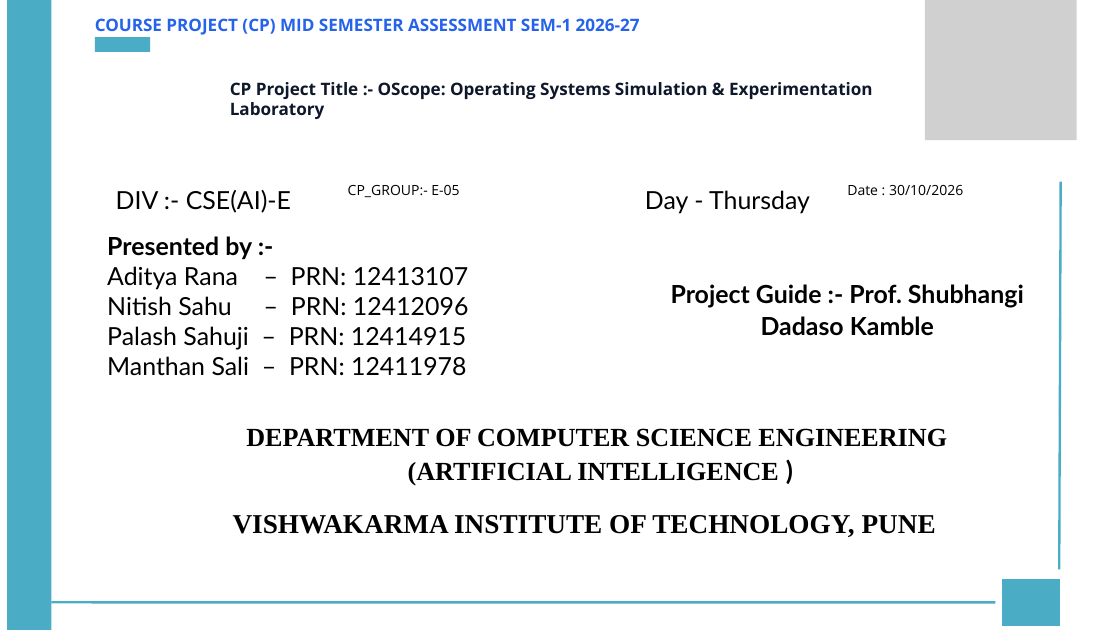
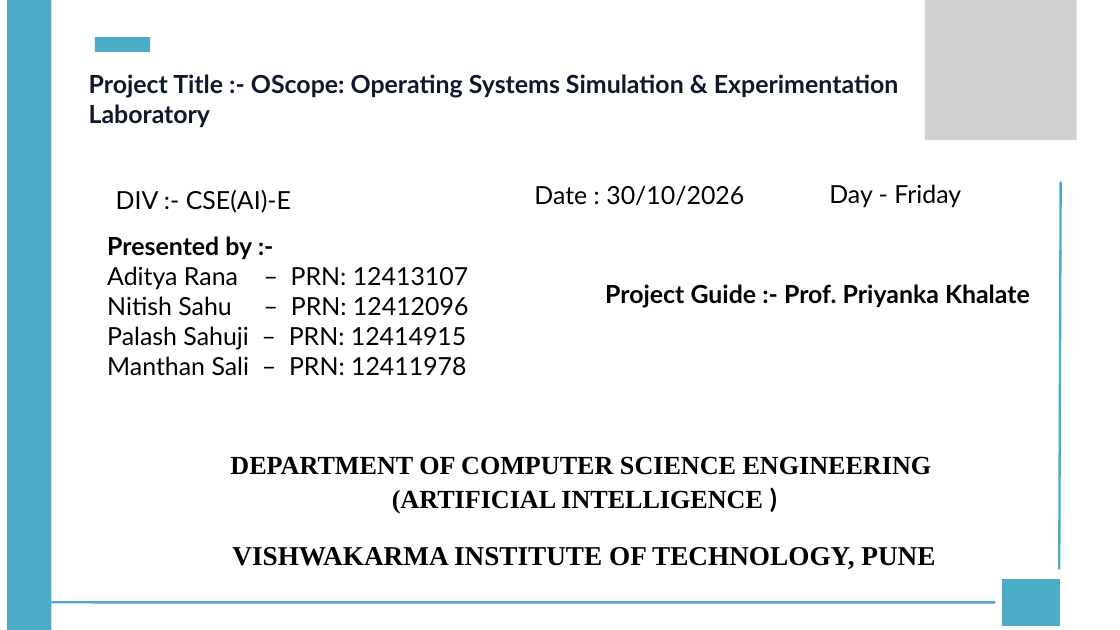
Before and after one commit to Manthan270706/OScope-Operating_Systems_Simulation, a slide deck: slide 1 of Mid Sem PPT.pptx. Drawn at 1120x630 pixels with LibreOffice and Linux fonts; fonts in the diff are those of the drawing; grey boxes stand for pictures. Boxes give left, top, right and bottom in pixels: in the first picture for what was removed or moved away, otherwise in the second. Text is boxed around its words. In the diff, an @@ line names an element or a change of style, - is before the commit and + after.

```diff
--- a/Mid Sem PPT.pptx
+++ b/Mid Sem PPT.pptx
@@ text removed at [95,18,640,35] @@
-COURSE PROJECT (CP) MID SEMESTER ASSESSMENT SEM-1 2026-27
@@ text at [89,74,898,128]: text changed; size 22 to 32 pt; font Open Sans to Lato @@
-CP Project Title :- OScope: Operating Systems Simulation & Experimentation Laboratory
+Project Title :- OScope: Operating Systems Simulation & Experimentation Laboratory
@@ text "Date : 30/10/2026": place and size @@
-text "Date : 30/10/2026" at [847,185,963,195]
+text "Date : 30/10/2026" at [534,185,744,205]
@@ text "Date : 30/10/2026" at [534,185,744,205]: size 18 to 32 pt, font Open Sans to Lato @@
@@ text removed at [348,185,459,197] @@
-CP_GROUP:- E-05
@@ text at [829,184,961,208]: text changed @@
-Day - Thursday
+Day - Friday
@@ text at [605,284,1030,308]: text changed @@
-Project Guide :- Prof. Shubhangi Dadaso Kamble
+Project Guide :- Prof. Priyanka Khalate
@@ text "DEPARTMENT OF COMPUTER SCIENCE ENGINEERING": place and size @@
-text "DEPARTMENT OF COMPUTER SCIENCE ENGINEERING" at [246,428,947,486]
+text "DEPARTMENT OF COMPUTER SCIENCE ENGINEERING" at [230,456,932,514]
@@ text "VISHWAKARMA INSTITUTE OF TECHNOLOGY, PUNE": place and size @@
-text "VISHWAKARMA INSTITUTE OF TECHNOLOGY, PUNE" at [233,515,936,537]
+text "VISHWAKARMA INSTITUTE OF TECHNOLOGY, PUNE" at [232,547,935,569]
```
Also in this commit, not shown: 2 other slides changed, 3 slides removed.
